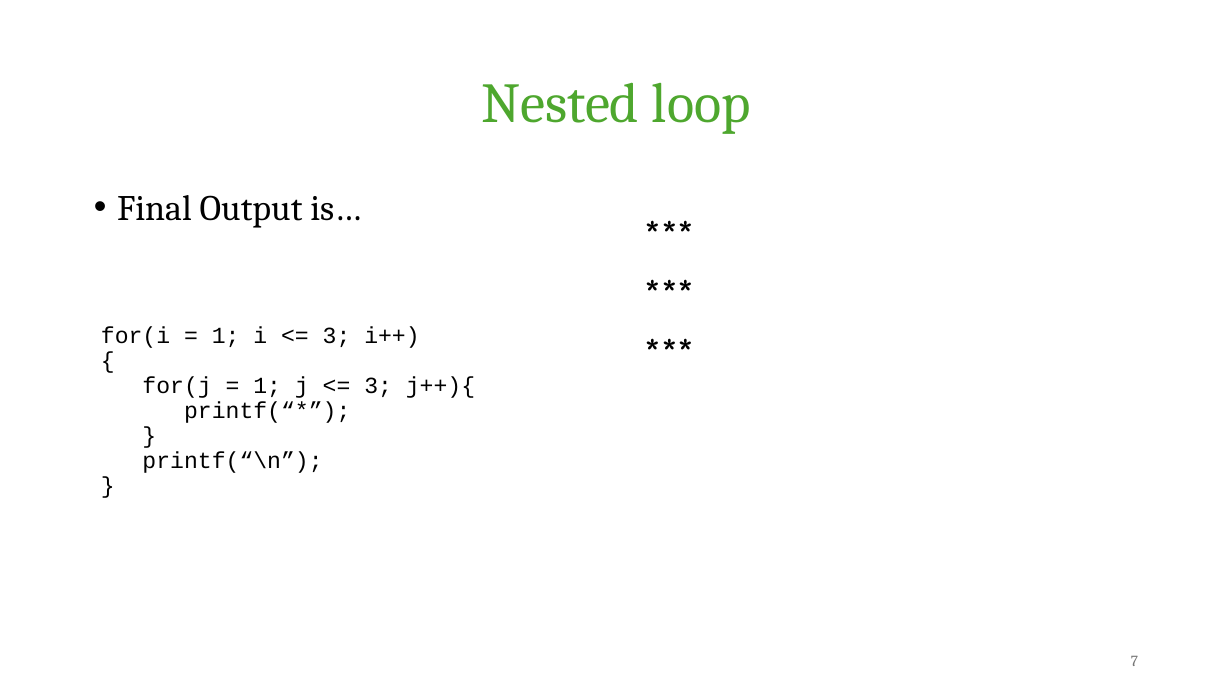
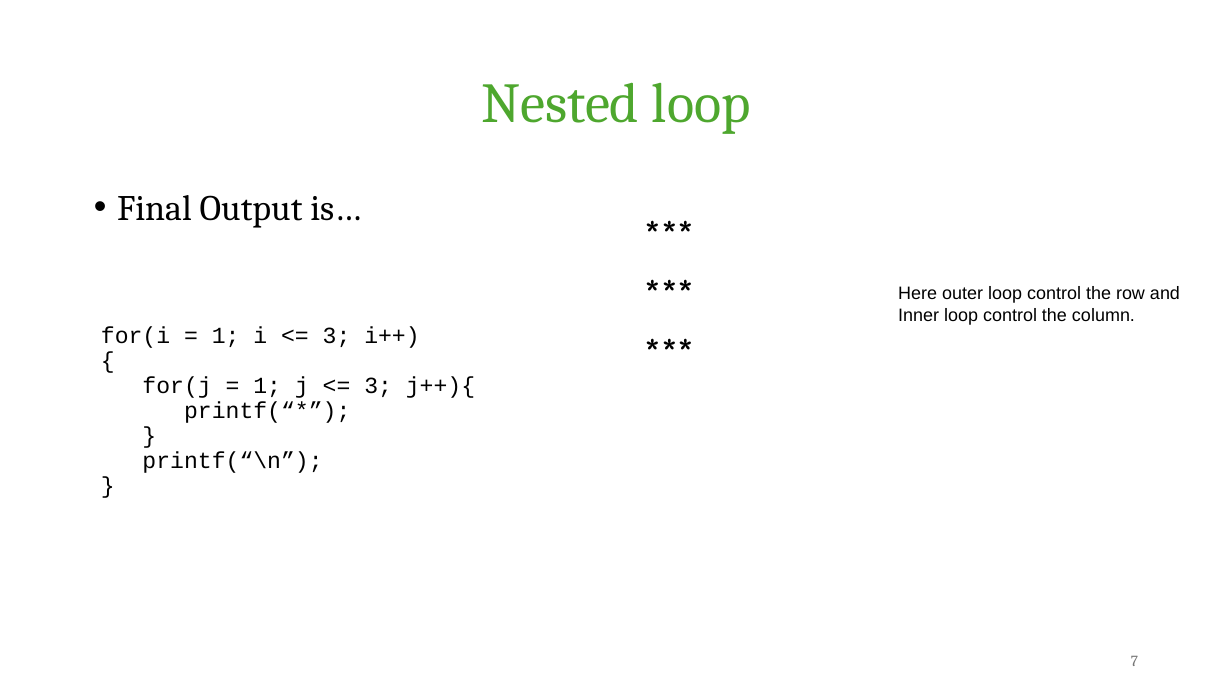
Before and after one commit to shohan12727/CSE, a slide deck: slide 7 of CSE115/Lecture Sheet/Week06.02 - Nested Loops.pptx. Drawn at 1232x693 pixels with LibreOffice and Linux fonts; fonts in the diff are those of the drawing. Boxes give left, top, right and bottom in pixels: in the first picture for what was removed or moved away, otherwise in the second. Text is boxed around its words. In the diff, an @@ line names an element or a change of style, - is before the commit and + after.

```diff
--- a/CSE115/Lecture Sheet/Week06.02 - Nested Loops.pptx
+++ b/CSE115/Lecture Sheet/Week06.02 - Nested Loops.pptx
@@ text added at [898,286,1180,325], 14 pt, text #000000 @@
+Here outer loop control the row and
+Inner loop control the column.
```
Also in this commit, not shown: 2 other slides changed, 10 other files.
